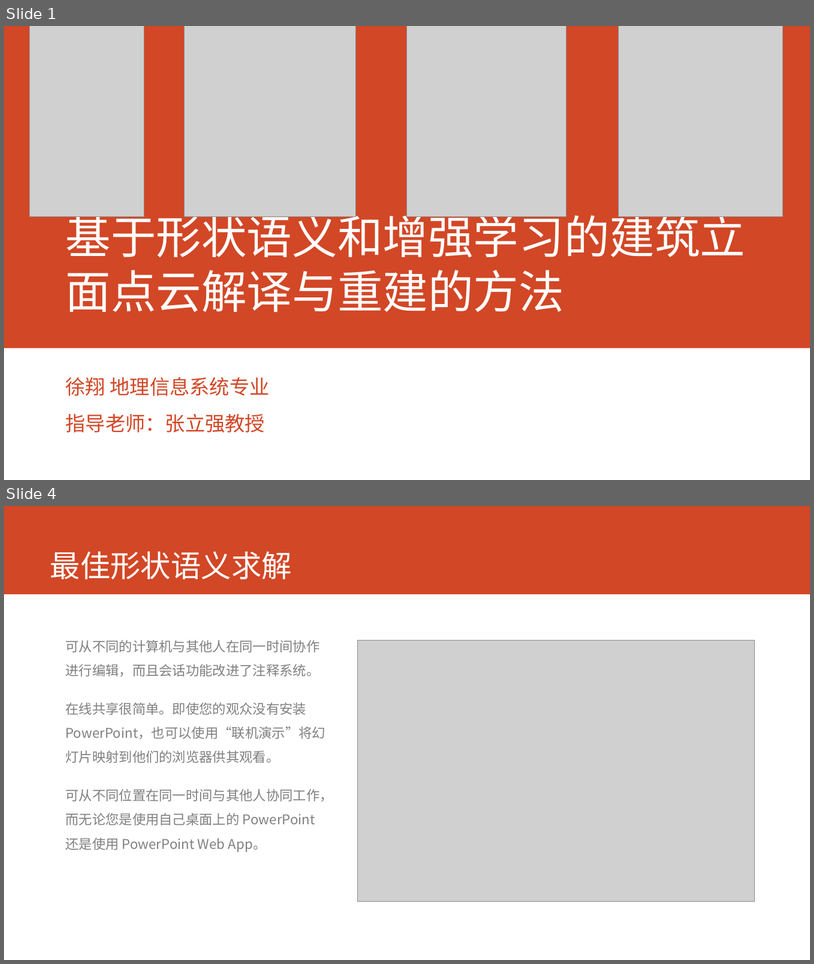
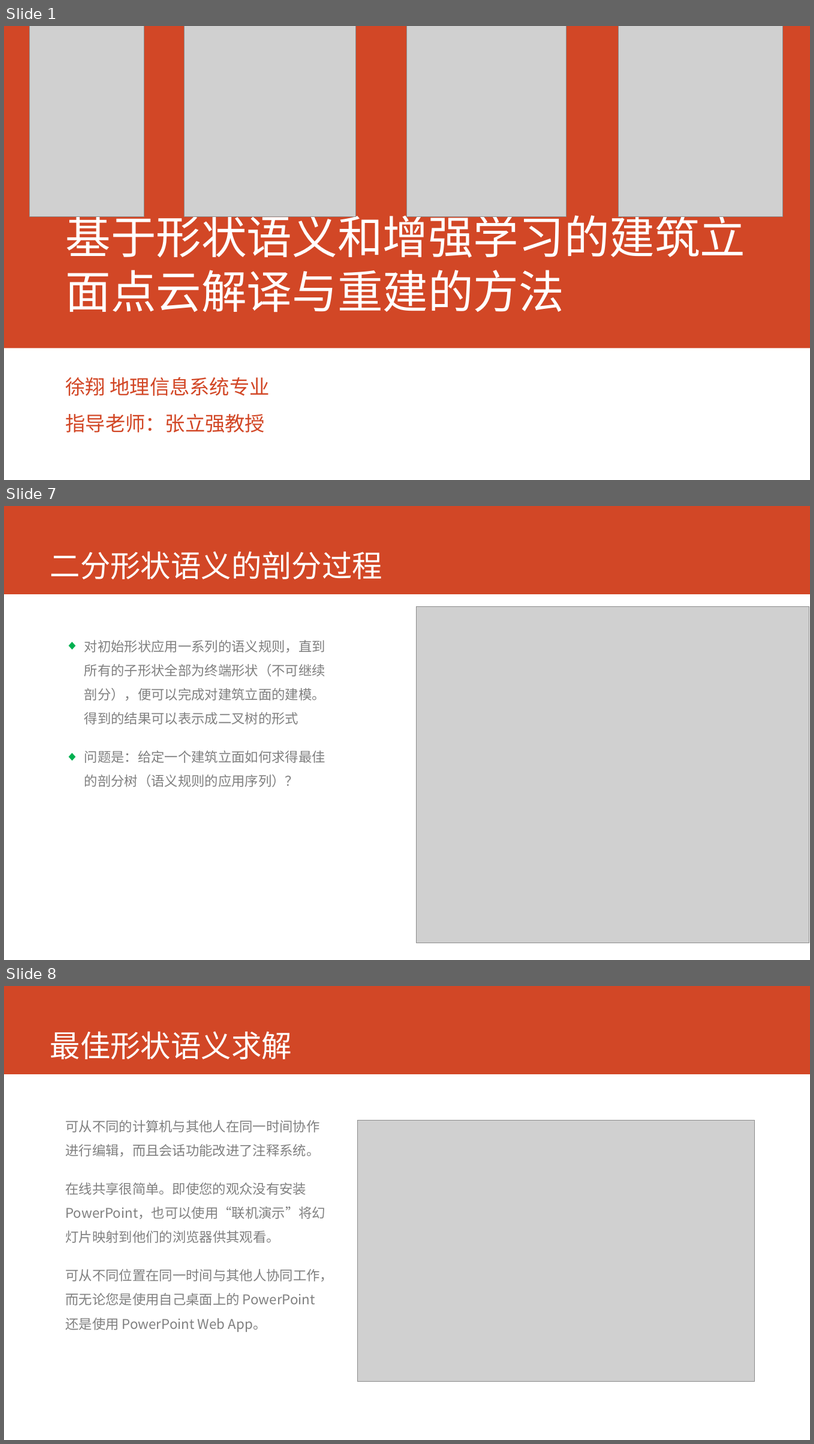
Before and after one commit to cartosquare/graduation-thesis-defenses, a slide deck: 基于形状语义和增强学习的建筑.pptx. Shown one above the other, each under a label of ours: slides 1 and 4 before the commit, slides 1, 7 and 8 after it; the slides between them are not shown. The pictures are 814x964 and 814x1444 pixels, drawn with LibreOffice and Linux fonts; fonts in the diff are those of the drawing; grey boxes stand for pictures. Boxes give left, top, right and bottom in pixels: in the first picture for what was removed or moved away, otherwise in the second. Text is boxed around its words. In the diff, an @@ line names an element or a change of style, - is before the commit and + after.

Commit message:
形状语义部分初稿

```diff
--- a/基于形状语义和增强学习的建筑.pptx
+++ b/基于形状语义和增强学习的建筑.pptx
@@ slide 7 added at [4, 506, 810, 960], background #FFFFFF; not listed: 1 template element that a slide beside it also shows @@
@@ title added at [50, 551, 383, 579], 36 pt, text #FFFFFF @@
+二分形状语义的剖分过程
@@ picture added at [417, 606, 810, 942] @@
@@ text added at [84, 640, 326, 787], 16 pt, text #808080 @@
+◆ 对初始形状应用一系列的语义规则，直到所有的子形状全部为终端形状（不可继续剖分），便可以完成对建筑立面的建模。得到的结果可以表示成二叉树的形式
+◆ 问题是：给定一个建筑立面如何求得最佳的剖分树（语义规则的应用序列）？
@@ what was slide 4 is now slide 8 @@
```
Also in this commit, not shown: 1 slide changed, 5 other slides added, 2 slides removed, 3 other files.
